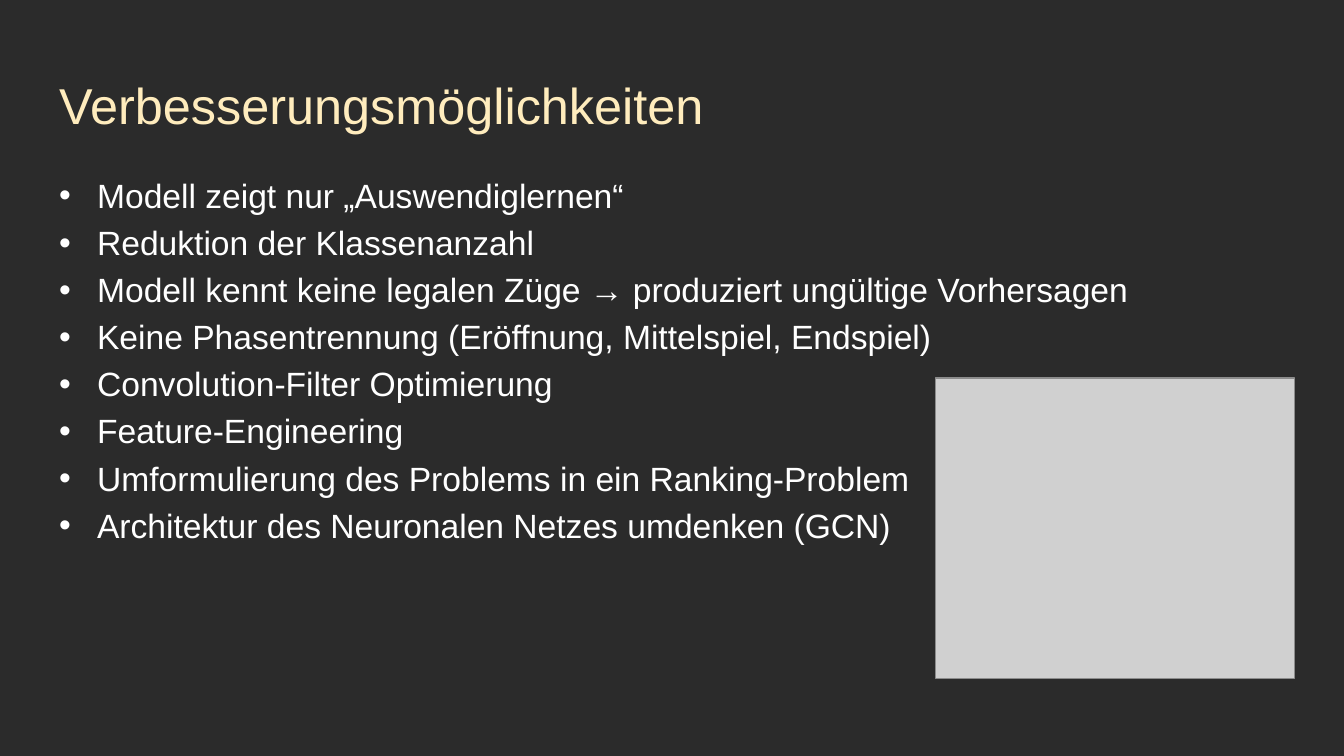
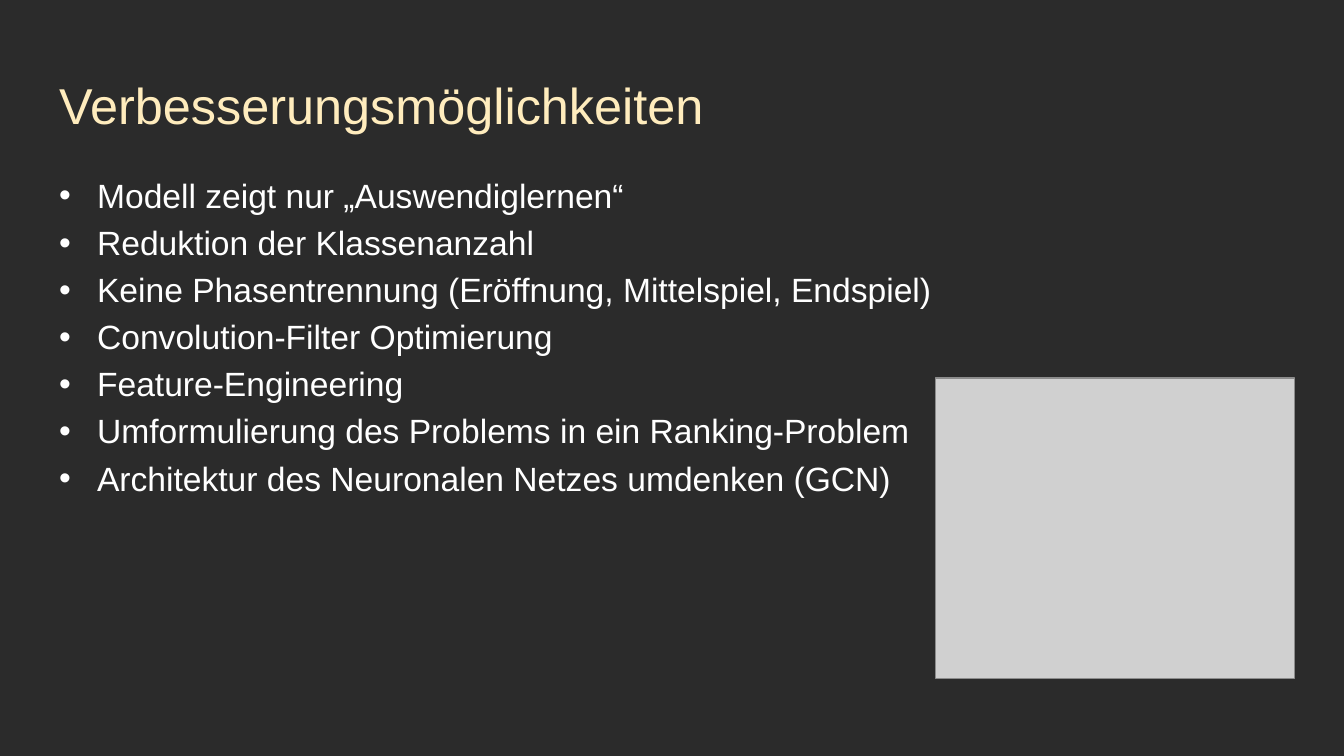
Before and after one commit to mfnomad/chess-cnn, a slide deck: slide 31 of präsentation.pptx (slide 34 before the commit). Drawn at 1344x756 pixels with LibreOffice and Linux fonts; fonts in the diff are those of the drawing; grey boxes stand for pictures; background and template pictures are left out; a plain dark background stands for a picture behind light text. Boxes give left, top, right and bottom in pixels: in the first picture for what was removed or moved away, otherwise in the second. Text is boxed around its words. In the diff, an @@ line names an element or a change of style, - is before the commit and + after.

```diff
--- a/präsentation.pptx
+++ b/präsentation.pptx
@@ text at (x1=97, y1=277, x2=1128, y2=309): paragraph removed @@
-• Modell kennt keine legalen Züge → produziert ungültige Vorhersagen
```
Also in this commit, not shown: 9 other slides changed, 3 slides removed, 1 other file.
